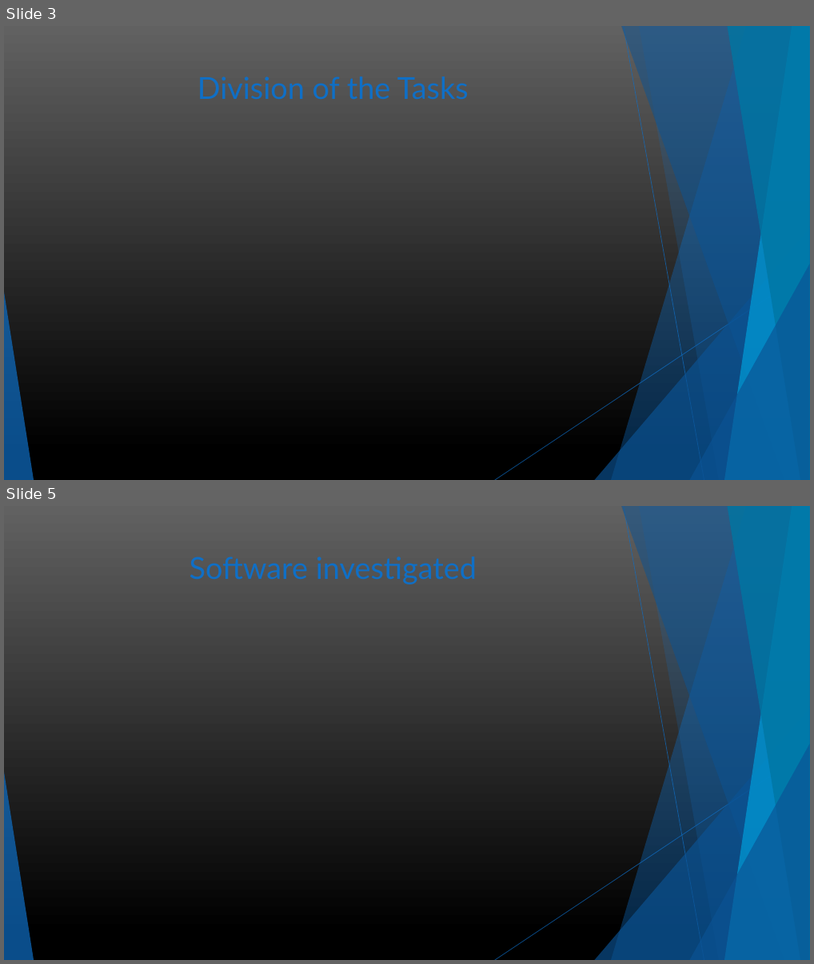
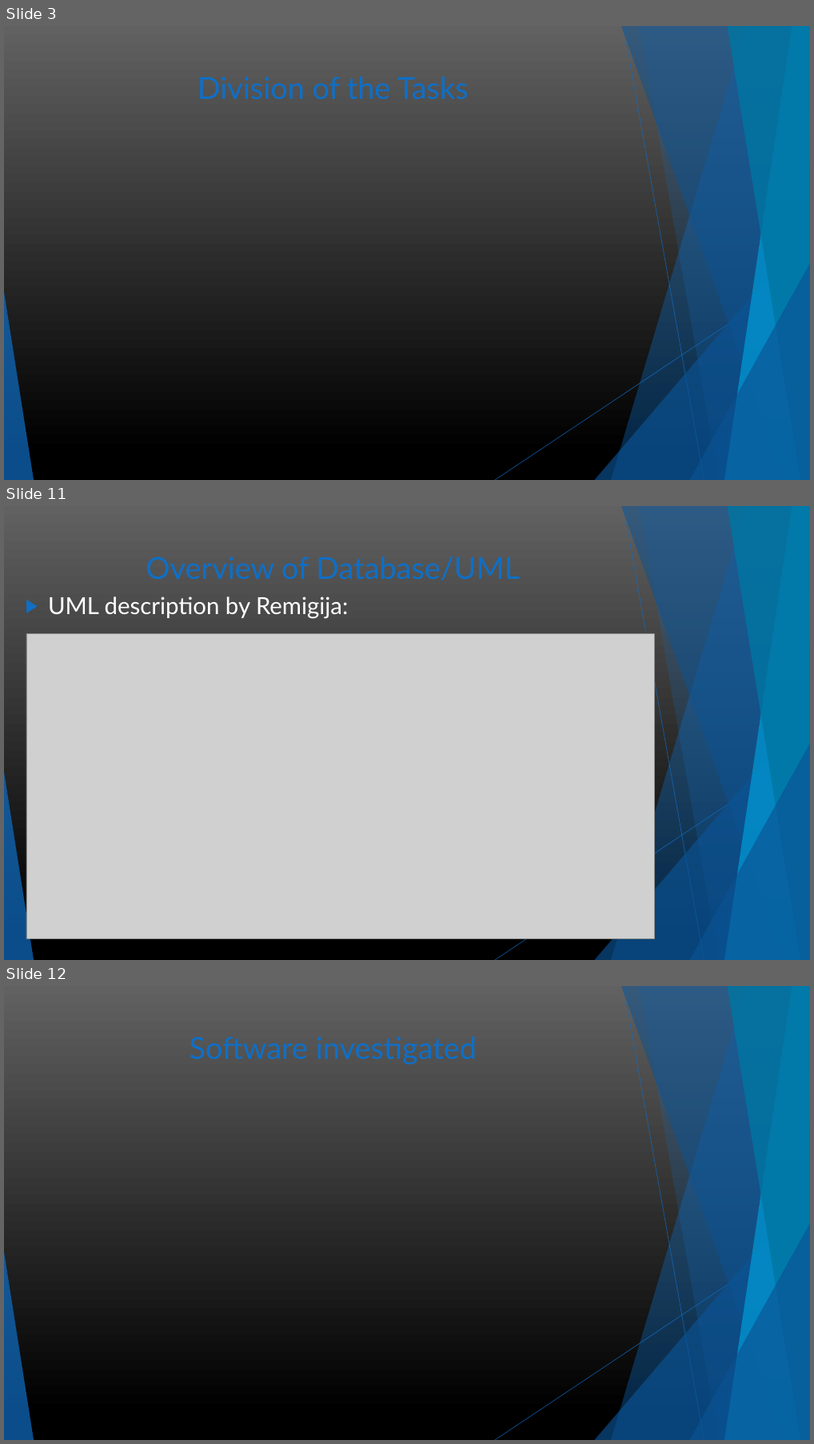
Before and after one commit to RemIgiYa/Project, a slide deck: MCTV Limited presentation.pptx. Shown one above the other, each under a label of ours: slides 3 and 5 before the commit, slides 3, 11 and 12 after it; the slides between them are not shown. The pictures are 814x964 and 814x1444 pixels, drawn with LibreOffice and Linux fonts; fonts in the diff are those of the drawing; grey boxes stand for pictures. Boxes give left, top, right and bottom in pixels: in the first picture for what was removed or moved away, otherwise in the second. Text is boxed around its words. In the diff, an @@ line names an element or a change of style, - is before the commit and + after.

```diff
--- a/MCTV Limited presentation.pptx
+++ b/MCTV Limited presentation.pptx
@@ slide 11 added at box(4, 506, 810, 960), background gradient #616161 to #000000; not listed: 10 template elements that a slide beside it also shows @@
@@ title added at box(146, 556, 520, 580), 36 pt, text #0F6FC6 @@
+Overview of Database/UML
@@ text added at box(48, 596, 348, 619), 28 pt, text #FFFFFF @@
+▶ UML description by Remigija:
@@ picture added at box(26, 634, 655, 939) @@
@@ what was slide 5 is now slide 12 @@
```
Also in this commit, not shown: 2 slides changed, 7 other slides added, 1 slide removed.
